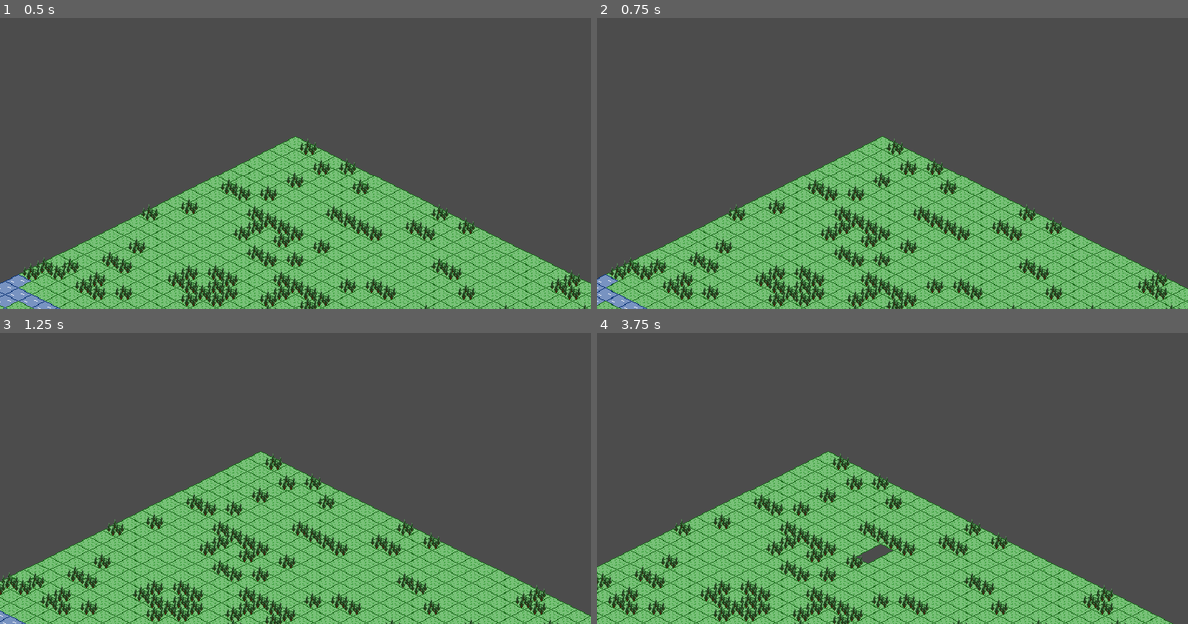
Above: before the commit, frames 1-4 (two rows, left to right).
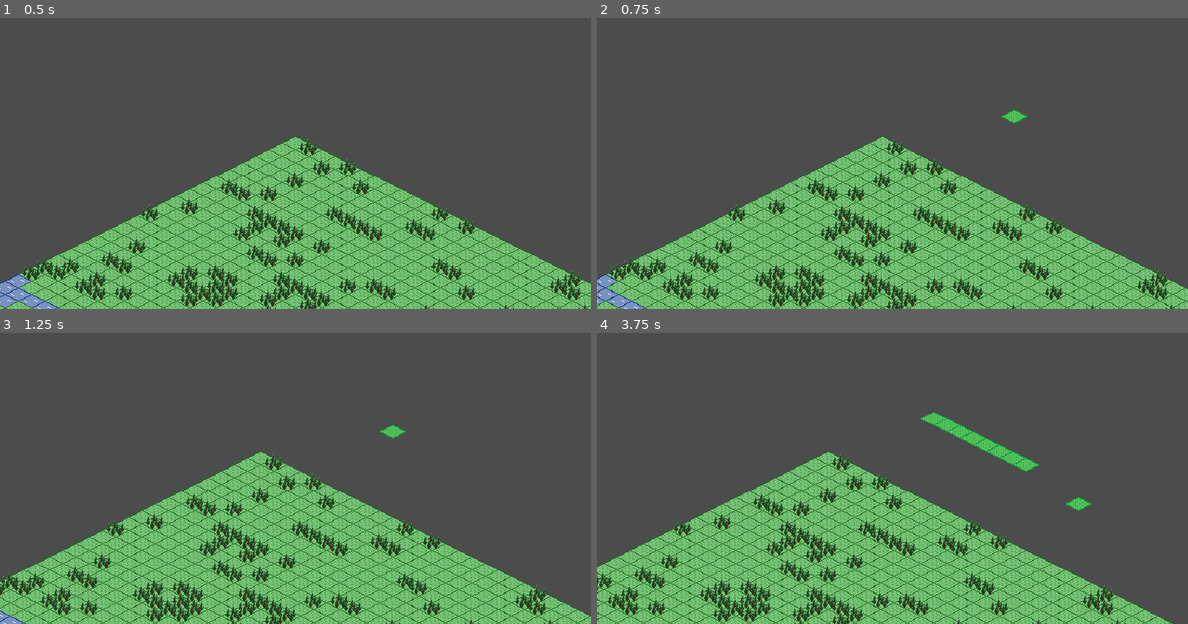
Above: after the commit, the same moments.

Repository: theludovyc/Godot_Afencity
Game: Godot game, scene res://Scene/Game.tscn
The game is run twice, just before and just after one commit, with the same random seed, the same clock (stepped at 60 frames per second) and the same inputs. The project has no main scene, so this scene is started directly.
Inputs (mouse positions are in pixels of both pictures, inside the frame that each line leads up to):
- Up to frame 1 (0.5 s): no input
- Up to frame 2 (0.75 s): tap Enter at 0.5 s; move the mouse to (1022, 119) at 0.52 s; press the mouse at (1022, 119) at 0.53 s; hold Right (ui_right) from 0.53 s (still down)
- Up to frame 3 (1.25 s): keep holding Right (ui_right)
- Up to frame 4 (3.75 s): move the mouse to (774, 469) at 1.27 s; release Right (ui_right) at 1.28 s; release the mouse at (774, 469) at 1.28 s; hold Down (ui_down) 1.28-2.03 s; click (774, 469) at 1.35 s; move the mouse to (951, 373) at 2.02 s; press the mouse at (951, 373) at 2.03 s; hold Right (ui_right) 2.03-2.78 s; right-click (951, 373) at 2.1 s; move the mouse to (862, 519) at 2.77 s; release the mouse at (862, 519) at 2.78 s; hold Up (ui_up) 2.78-3.53 s; click (862, 519) at 2.85 s; move the mouse to (1069, 501) at 3.52 s; press the mouse at (1069, 501) at 3.53 s; hold Left (ui_left) from 3.53 s (still down)

Frame 1 is identical in both runs. In frame 2, 0.1% of the frame differs, in the area x 68-73%, y 31-37%; in frame 3, 0.1%; in frame 4, 1.2%, in the area x 43-84%, y 27-80%.

Commit message:
try select area

Diff:
--- a/MyTileSet.tres
+++ b/MyTileSet.tres
@@ -1,8 +1,9 @@
-[gd_resource type="TileSet" load_steps=4 format=2]
+[gd_resource type="TileSet" load_steps=5 format=2]
 
 [ext_resource path="res://Asset/grass.png" type="Texture" id=1]
 [ext_resource path="res://Asset/forest.png" type="Texture" id=2]
 [ext_resource path="res://Asset/water.png" type="Texture" id=3]
+[ext_resource path="res://Asset/ground_green.png" type="Texture" id=4]
 
 [resource]
 0/name = "Sprite"
@@ -35,3 +36,13 @@
 2/navigation_offset = Vector2( 16, 8.5 )
 2/shapes = [  ]
 2/z_index = 0
+3/name = "Sprite4"
+3/texture = ExtResource( 4 )
+3/tex_offset = Vector2( 0, 0 )
+3/modulate = Color( 1, 1, 1, 1 )
+3/region = Rect2( 0, 0, 32, 17 )
+3/tile_mode = 0
+3/occluder_offset = Vector2( 16, 8.5 )
+3/navigation_offset = Vector2( 16, 8.5 )
+3/shapes = [  ]
+3/z_index = 0
--- a/Scene/Game.tscn
+++ b/Scene/Game.tscn
@@ -1,8 +1,9 @@
-[gd_scene load_steps=4 format=2]
+[gd_scene load_steps=5 format=2]
 
 [ext_resource path="res://MyTileSet.tres" type="TileSet" id=1]
 [ext_resource path="res://Script/TileMap.gd" type="Script" id=2]
-[ext_resource path="res://Script/Camera2D.gd" type="Script" id=3]
+[ext_resource path="res://Script/TileMapSelect.gd" type="Script" id=3]
+[ext_resource path="res://Script/Camera2D.gd" type="Script" id=4]
 
 [node name="Game" type="Node"]
 
@@ -13,6 +14,13 @@
 format = 1
 script = ExtResource( 2 )
 
+[node name="TileMap2" type="TileMap" parent="."]
+mode = 1
+tile_set = ExtResource( 1 )
+cell_size = Vector2( 32, 16 )
+format = 1
+script = ExtResource( 3 )
+
 [node name="Camera2D" type="Camera2D" parent="."]
 current = true
 zoom = Vector2( 0.7, 0.7 )
--- a/Scene/TileMap.tscn
+++ b/Scene/TileMap.tscn
@@ -1,8 +1,9 @@
-[gd_scene load_steps=4 format=2]
+[gd_scene load_steps=5 format=2]
 
 [ext_resource path="res://Asset/grass.png" type="Texture" id=1]
 [ext_resource path="res://Asset/forest.png" type="Texture" id=2]
 [ext_resource path="res://Asset/water.png" type="Texture" id=3]
+[ext_resource path="res://Asset/ground_green.png" type="Texture" id=4]
 
 [node name="TileMap" type="Node"]
 
@@ -20,3 +21,7 @@
 vframes = 3
 hframes = 4
 frame = 6
+
+[node name="Sprite4" type="Sprite" parent="."]
+position = Vector2( 119.562, 0.397217 )
+texture = ExtResource( 4 )
--- a/Script/TileMap.gd
+++ b/Script/TileMap.gd
@@ -34,9 +34,5 @@
 	pass # Replace with function body.
 
 # Called every frame. 'delta' is the elapsed time since the previous frame.
-func _process(delta):
-	if Input.is_action_pressed("mouse_left_button"):
-		var v = world_to_map(get_global_mouse_position())
-		print(v)
-		set_cell(v.x, v.y, -1)
-	pass
+#func _process(delta):
+#	pass
--- /dev/null
+++ b/Script/TileMapSelect.gd
@@ -0,0 +1,35 @@
+extends TileMap
+
+# Declare member variables here. Examples:
+# var a = 2
+# var b = "text"
+
+var mouseBool = false
+var select_start:Vector2
+var select_tmp:Vector2
+
+# Called when the node enters the scene tree for the first time.
+func _ready():
+	pass # Replace with function body.
+
+# Called every frame. 'delta' is the elapsed time since the previous frame.
+func _process(delta):
+	if Input.is_action_just_pressed("mouse_left_button"):
+		select_start = world_to_map(get_global_mouse_position())
+		select_tmp = select_start
+		set_cell(select_start.x, select_start.y, 3)
+		mouseBool=true
+
+	if mouseBool:
+		var v = world_to_map(get_global_mouse_position())
+		if v != select_tmp:
+			for i in range(select_tmp.x-select_start.x):
+				set_cell(select_start.x+i,select_start.y,-1)
+			select_tmp = v
+			for i in range(select_tmp.x-select_start.x):
+				set_cell(select_start.x+i,select_start.y,3)
+
+	if Input.is_action_just_released("mouse_left_button"):
+		set_cell(select_start.x, select_start.y, -1)
+		mouseBool=false
+	pass
--- a/project.godot
+++ b/project.godot
@@ -23,6 +23,29 @@
 window/stretch/mode="2d"
 window/stretch/aspect="keep"
 
+[importer_defaults]
+
+texture={
+"compress/bptc_ldr": 0,
+"compress/hdr_mode": 0,
+"compress/lossy_quality": 0.7,
+"compress/mode": 0,
+"compress/normal_map": 0,
+"detect_3d": false,
+"flags/anisotropic": false,
+"flags/filter": false,
+"flags/mipmaps": false,
+"flags/repeat": 0,
+"flags/srgb": 2,
+"process/HDR_as_SRGB": false,
+"process/fix_alpha_border": true,
+"process/invert_color": false,
+"process/premult_alpha": false,
+"size_limit": 0,
+"stream": false,
+"svg/scale": 1.0
+}
+
 [input]
 
 mouse_left_button={
Binary file added: Asset/ground_green.png
Not shown, added: Asset/ground_green.png.import
Not shown: 1 places in Scene/Game.tscn that only renumber resources
